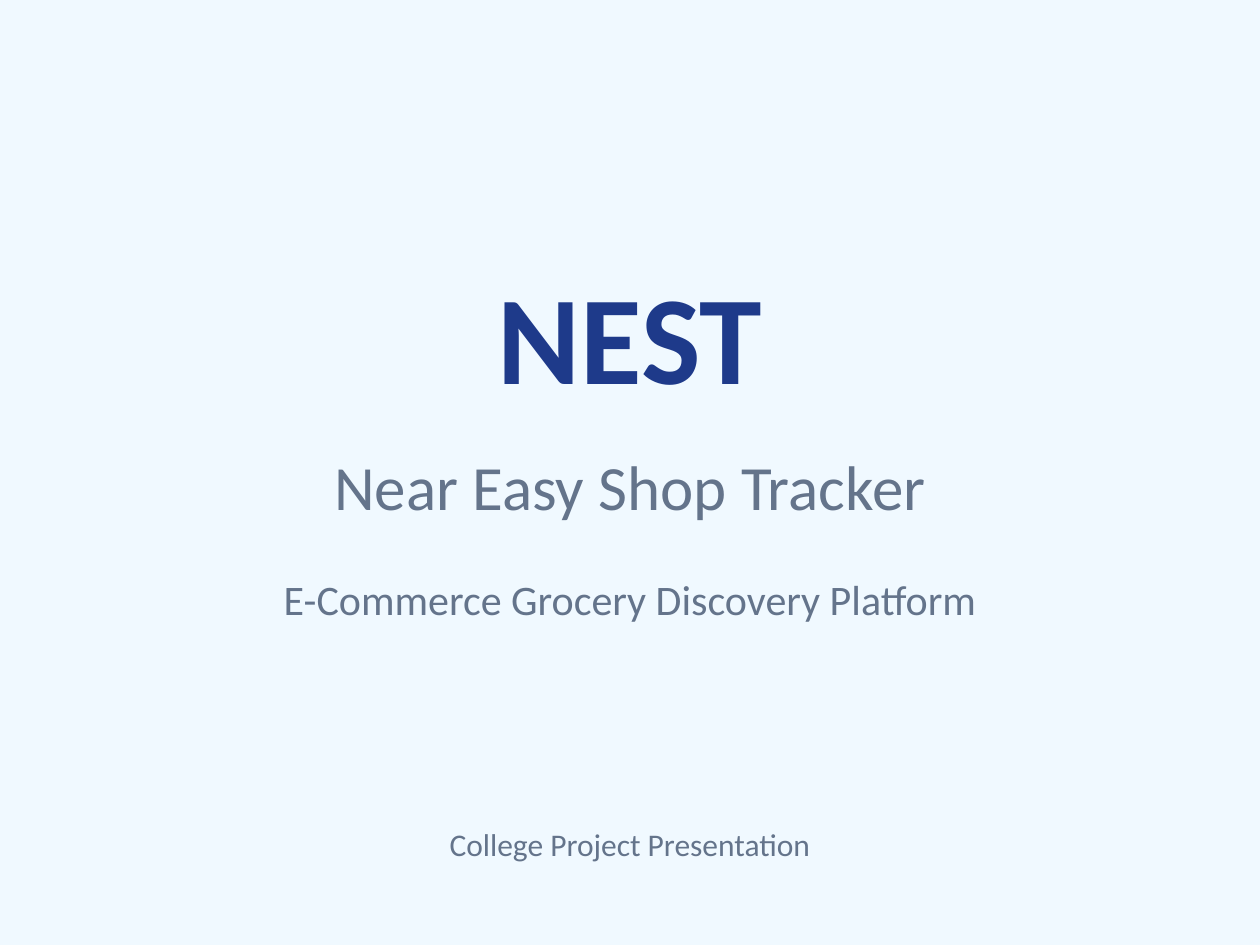
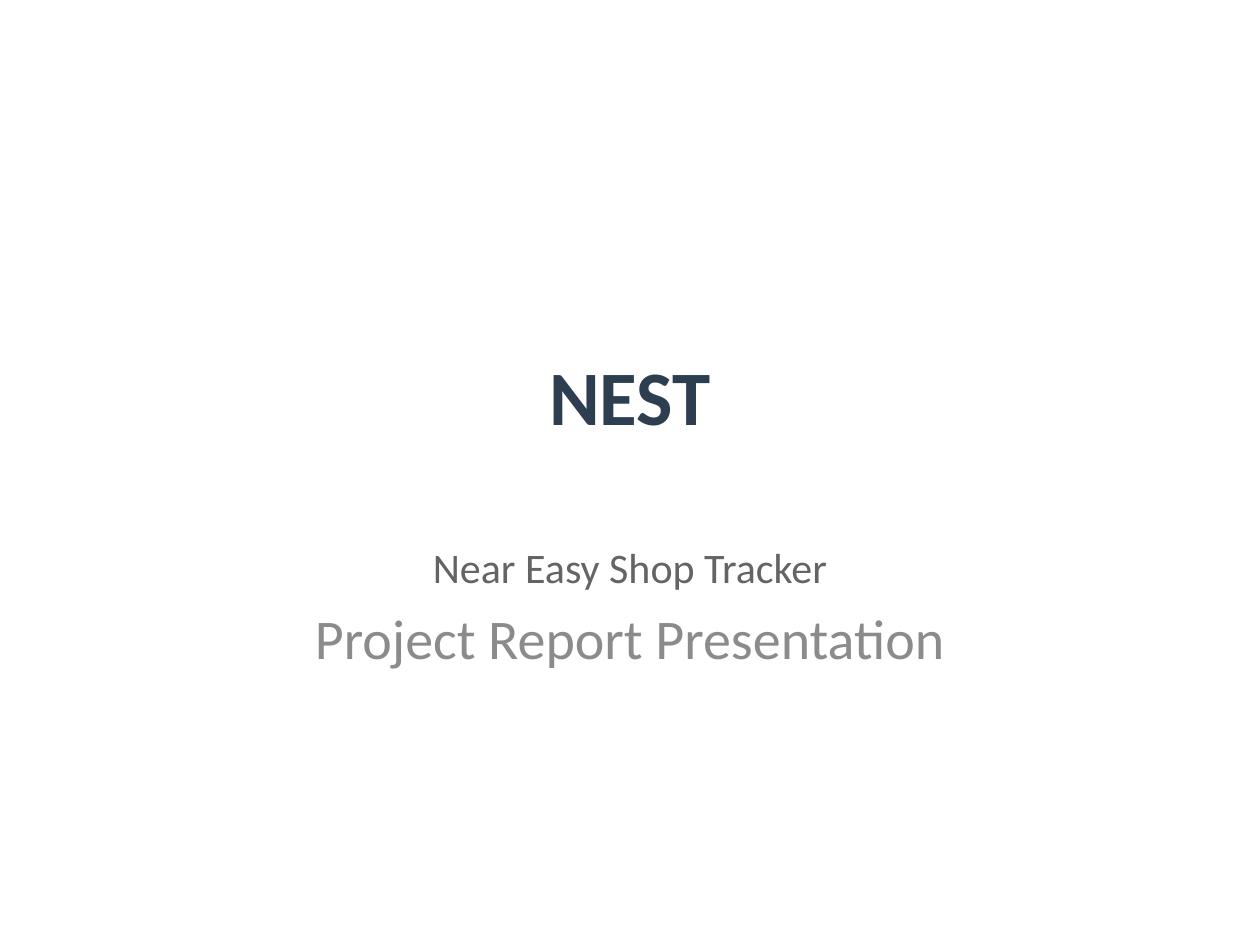
Before and after one commit to shiva0042/NEST, a slide deck: slide 1 of NEST_Presentation.pptx. Drawn at 1260x945 pixels with LibreOffice and Linux fonts; fonts in the diff are those of the drawing. Boxes give left, top, right and bottom in pixels: in the first picture for what was removed or moved away, otherwise in the second. Text is boxed around its words. In the diff, an @@ line names an element or a change of style, - is before the commit and + after.

```diff
--- a/NEST_Presentation.pptx
+++ b/NEST_Presentation.pptx
@@ background #F0F9FF to #FFFFFF @@
@@ title "NEST" moved from (x1=498, y1=301, x2=762, y2=385) to (x1=549, y1=374, x2=710, y2=426) @@
@@ title "NEST" at (x1=549, y1=374, x2=710, y2=426): size 72 to 44 pt, text colour #1E3A8A to #2C3E50; vertical alignment top to middle @@
@@ subtitle "Near Easy Shop Tracker" moved from (x1=334, y1=466, x2=925, y2=520) to (x1=315, y1=554, x2=944, y2=669) @@
@@ subtitle at (x1=433, y1=554, x2=827, y2=590): size 36 to 24 pt, text colour #64748B to #646464 in "Near Easy Shop Tracker"; more space between paragraphs @@
@@ text removed at (x1=284, y1=586, x2=976, y2=622) @@
-E-Commerce Grocery Discovery Platform
@@ subtitle at (x1=315, y1=620, x2=944, y2=669): paragraph added @@
+Project Report Presentation
@@ text removed at (x1=450, y1=834, x2=810, y2=862) @@
-College Project Presentation
```
Also in this commit, not shown: 1 other slide changed, 8 slides added, 8 slides removed, 40 other files.
